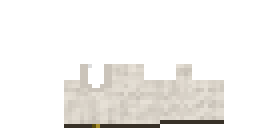
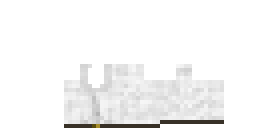
Two versions of the same layered image (256 × 128). Layer-by-layer changes:
painted on "fabric" over [84, 92, 108, 124]
hid "white", painted on it over [64, 64, 224, 124]
